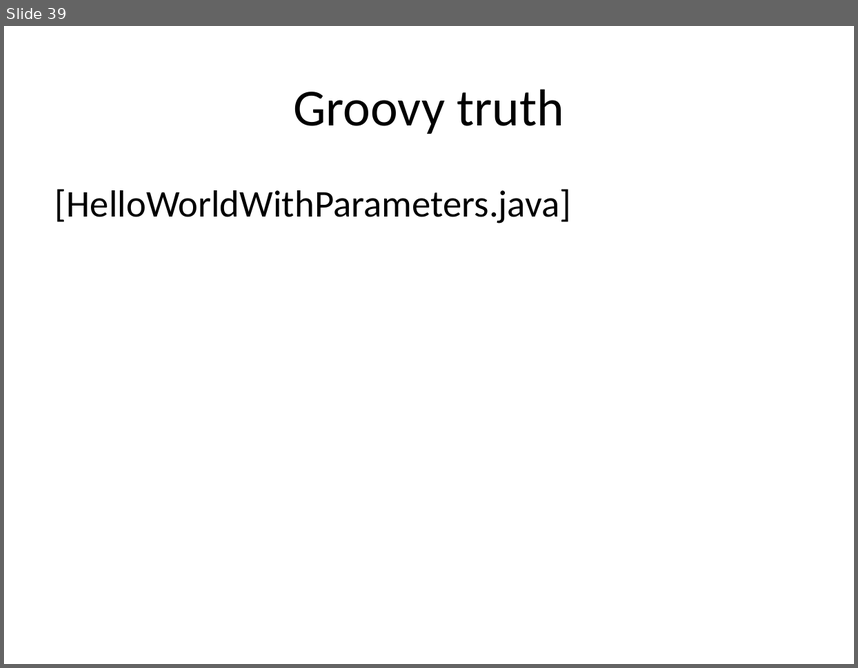
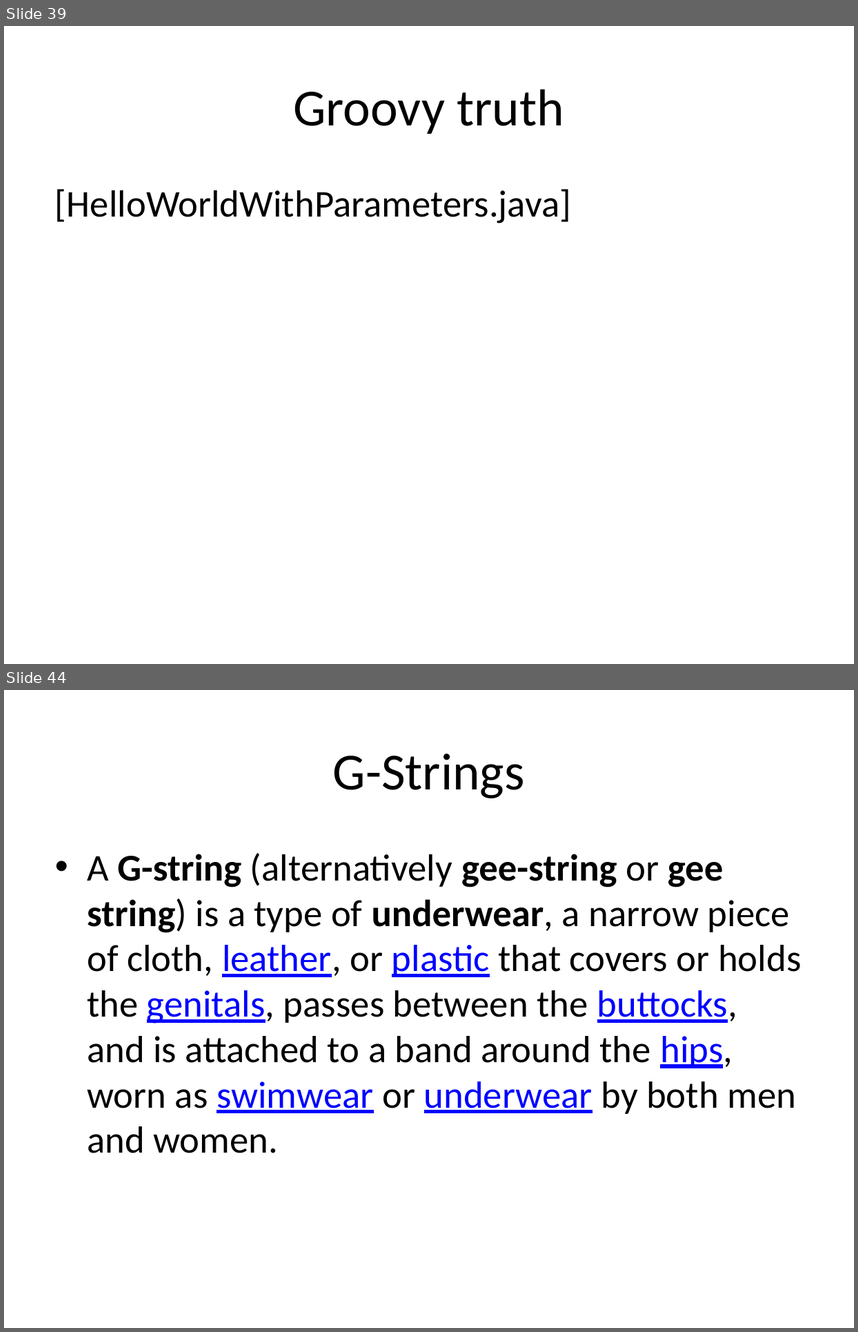
Before and after one commit to me97esn/groovyseminarium, a slide deck: groovyseminarie/dokument/groovyseminarium_source.pptx. Shown one above the other, each under a label of ours: slide 39 before the commit, slides 39 and 44 after it; the slides between them are not shown. The pictures are 858x668 and 858x1332 pixels, drawn with LibreOffice and Linux fonts; fonts in the diff are those of the drawing. Boxes give left, top, right and bottom in pixels: in the first picture for what was removed or moved away, otherwise in the second. Text is boxed around its words. In the diff, an @@ line names an element or a change of style, - is before the commit and + after.

```diff
--- a/groovyseminarie/dokument/groovyseminarium_source.pptx
+++ b/groovyseminarie/dokument/groovyseminarium_source.pptx
@@ slide 44 added at (4,690,854,1328), background #FFFFFF @@
@@ title added at (333,753,525,798), 44 pt, text #000000 @@
+G-Strings
@@ text added at (87,853,801,1153), 32 pt, text #000000 @@
+• A G-string (alternatively gee-string or gee string) is a type of underwear, a narrow piece of cloth, leather, or plastic that covers or holds the genitals, passes between the buttocks, and is attached to a band around the hips, worn as swimwear or underwear by both men and women.
```
Also in this commit, not shown: 7 slides changed, 2 other slides added, 1 slide removed, 8 other files.
